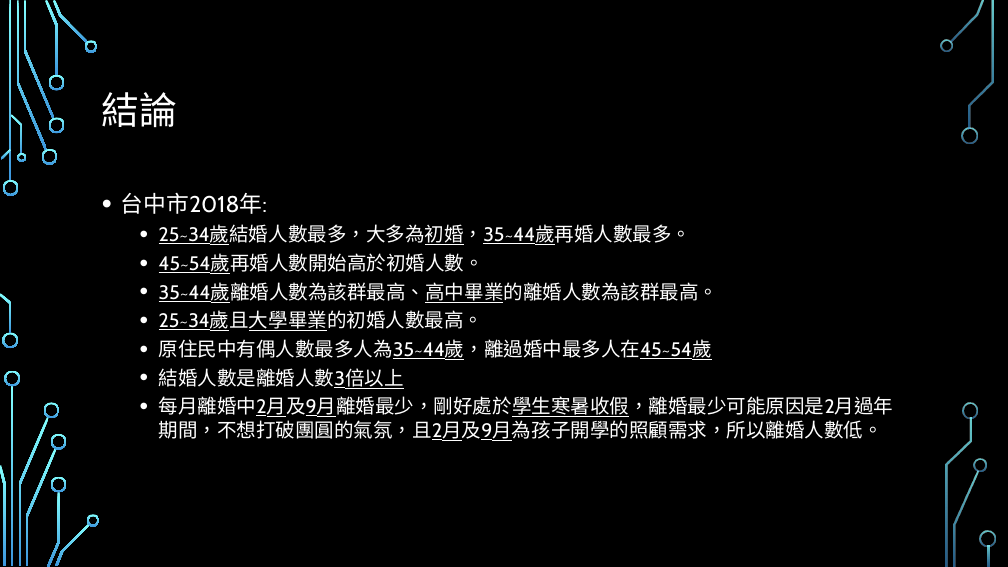
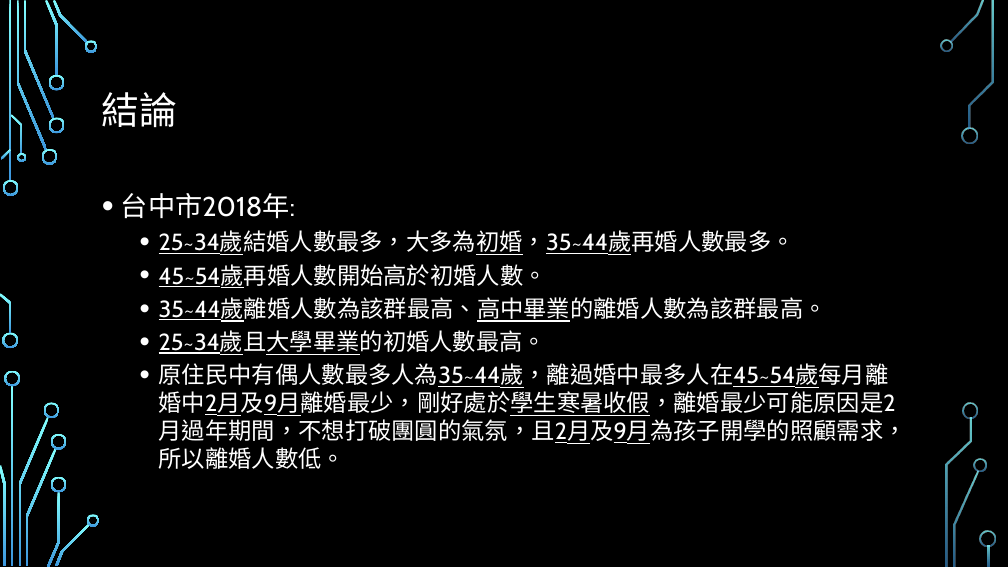
Before and after one commit to HSMonsterKing/Marriage-Analysis, a slide deck: slide 18 of 那些人較易結婚或離婚.pptx. Drawn at 1008x567 pixels with LibreOffice and Linux fonts; fonts in the diff are those of the drawing; background and template pictures are left out. Boxes give left, top, right and bottom in pixels: in the first picture for what was removed or moved away, otherwise in the second. Text is boxed around its words. In the diff, an @@ line names an element or a change of style, - is before the commit and + after.

```diff
--- a/那些人較易結婚或離婚.pptx
+++ b/那些人較易結婚或離婚.pptx
@@ text at (121, 193, 827, 355): size 21.7 to 25.9 pt in "台中市2018年:"; size 18.6 to 22.2 pt in "25~34歲結婚人數最多，大多為初婚，35~44歲再婚人數最多。", "45~54歲再婚人數開始高於初婚人數。", "35~44歲離婚人數為該群最高、高中畢業的離婚人數為該群最高。", "25~34歲且大學畢業的初婚人數最高。" @@
@@ text at (159, 363, 907, 469): text changed; size 18.6 to 22.2 pt @@
-  • 原住民中有偶人數最多人為35~44歲，離過婚中最多人在45~54歲
-  • 結婚人數是離婚人數3倍以上
-  • 每月離婚中2月及9月離婚最少，剛好處於學生寒暑收假，離婚最少可能原因是2月過年期間，不想打破團圓的氣氛，且2月及9月為孩子開學的照顧需求，所以離婚人數低。
+  • 原住民中有偶人數最多人為35~44歲，離過婚中最多人在45~54歲每月離婚中2月及9月離婚最少，剛好處於學生寒暑收假，離婚最少可能原因是2月過年期間，不想打破團圓的氣氛，且2月及9月為孩子開學的照顧需求，所以離婚人數低。
```
Also in this commit, not shown: 1 other slide changed, 2 other files.
